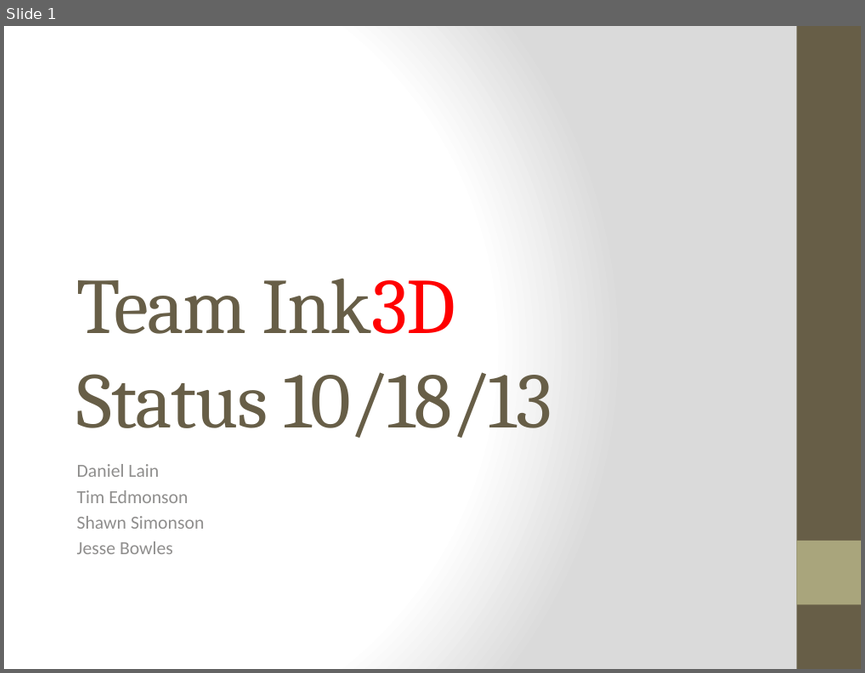
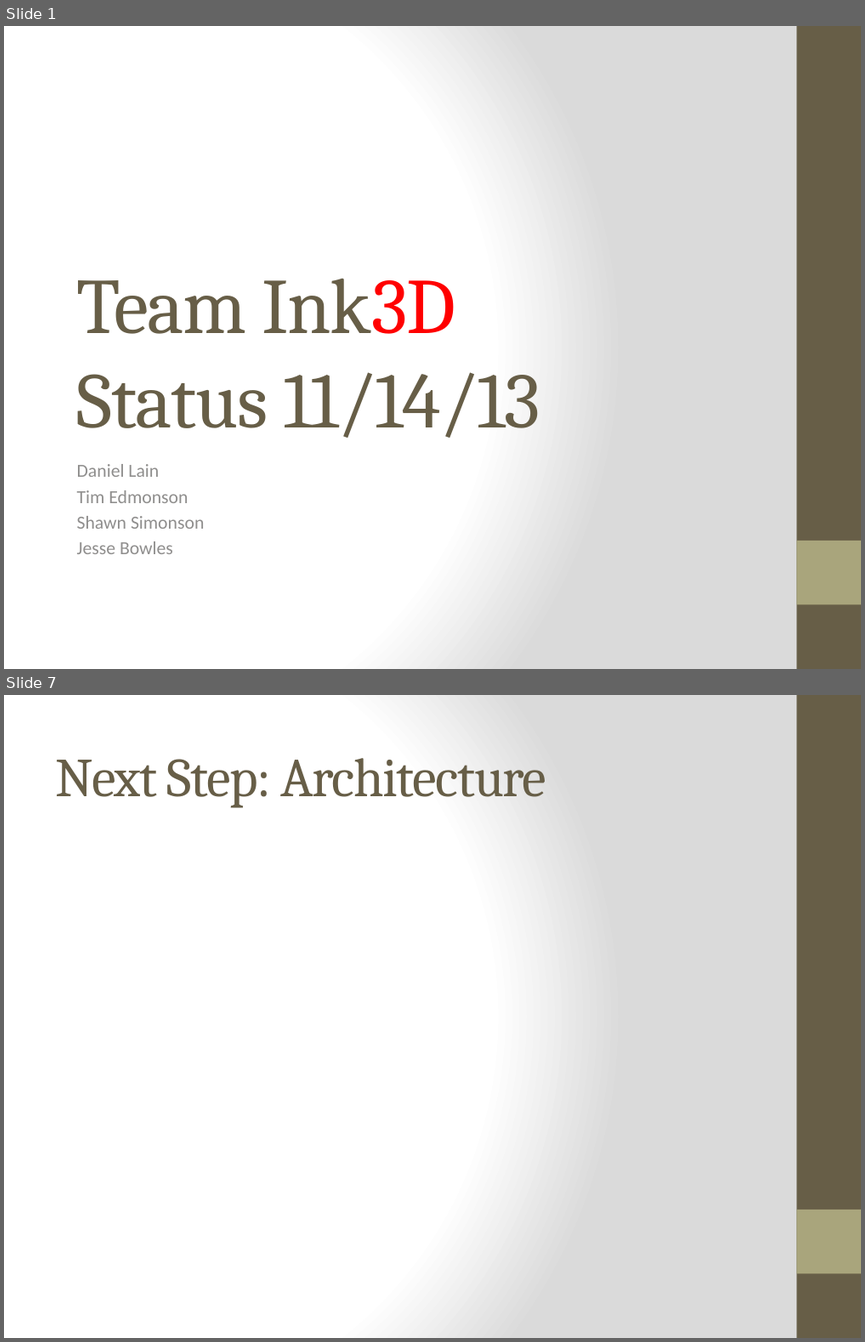
Before and after one commit to qpHalcy0n/SRDesign, a slide deck: Status Updates/2013 11 14.pptx. Shown one above the other, each under a label of ours: slide 1 before the commit, slides 1 and 7 after it; the slides between them are not shown. The pictures are 865x673 and 865x1342 pixels, drawn with LibreOffice and Linux fonts; fonts in the diff are those of the drawing. Boxes give left, top, right and bottom in pixels: in the first picture for what was removed or moved away, otherwise in the second. Text is boxed around its words. In the diff, an @@ line names an element or a change of style, - is before the commit and + after.

Commit message:
Status Update and Incomplete Architecture Drawing

```diff
--- a/Status Updates/2013 11 14.pptx
+++ b/Status Updates/2013 11 14.pptx
@@ slide 7 added at <box>4,695,861,1338</box>, background gradient #FFFFFF to #DADADA; not listed: 2 template elements that a slide beside it also shows @@
@@ title added at <box>55,758,546,808</box>, 46 pt, text #675E47 @@
+Next Step: Architecture
@@ slide 1 changed as well @@
@@ title at <box>77,278,540,437</box>: text changed @@
-Team Ink3D
-Status 10/18/13
+Team Ink3D
+Status 11/14/13
```
Also in this commit, not shown: 5 other slides added, 5 slides removed, 1 other file.
